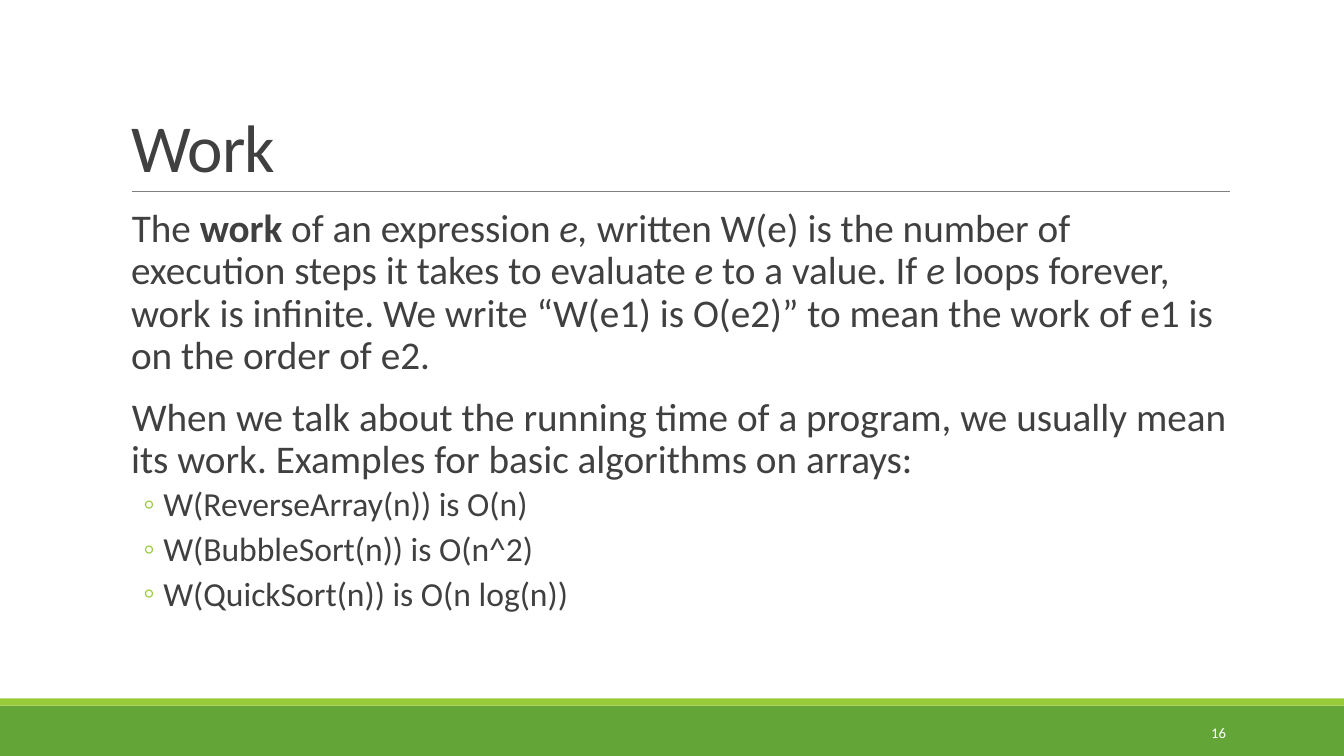
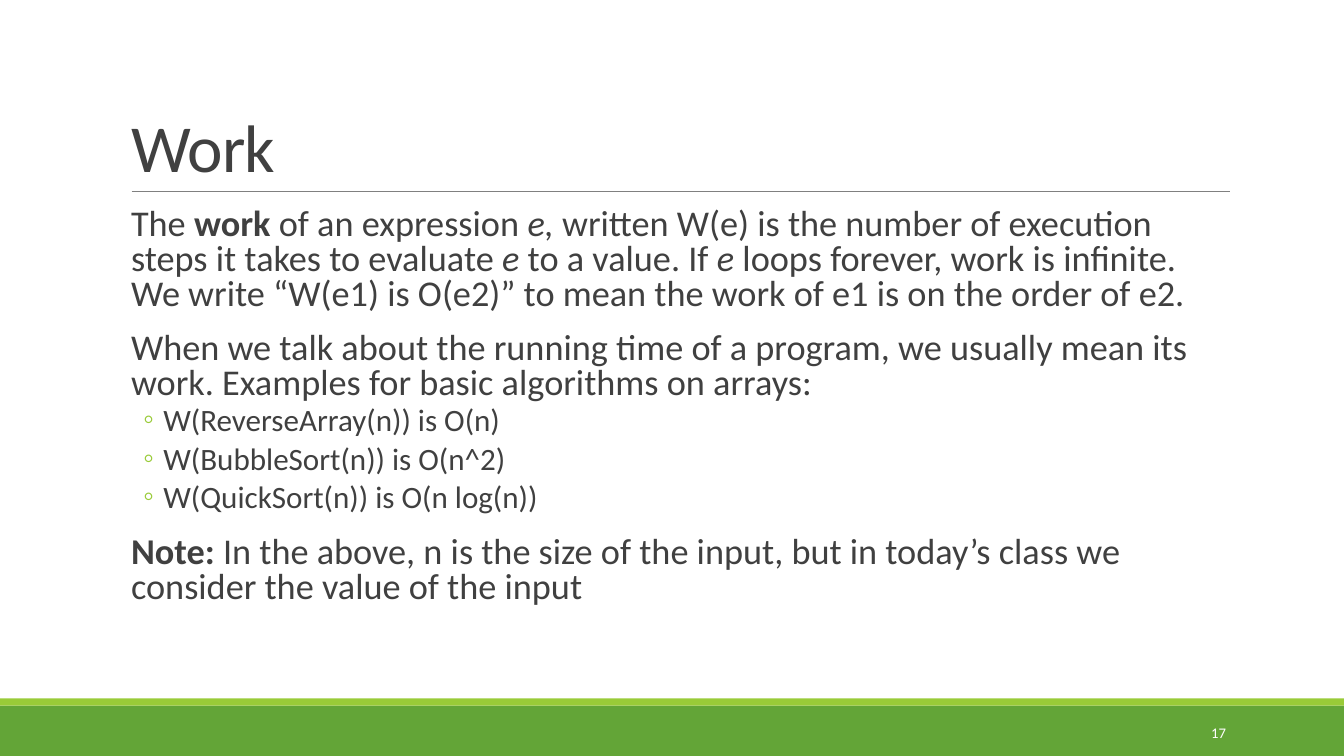
Before and after one commit to rbohrer/pl-course, a slide deck: slide 17 of LectureSlides/99ParallelFunctional.pptx (slide 16 before the commit). Drawn at 1344x756 pixels with LibreOffice and Linux fonts; fonts in the diff are those of the drawing. Boxes give left, top, right and bottom in pixels: in the first picture for what was removed or moved away, otherwise in the second. Text is boxed around its words. In the diff, an @@ line names an element or a change of style, - is before the commit and + after.

```diff
--- a/LectureSlides/99ParallelFunctional.pptx
+++ b/LectureSlides/99ParallelFunctional.pptx
@@ text at (131,209,1187,514): size 28 to 25.9 pt in "The work of an expression e, written ...", "When we talk about the running time ..."; size 24 to 22.2 pt in "W(ReverseArray(n)) is O(n)", "W(BubbleSort(n)) is O(n^2)", "W(QuickSort(n)) is O(n log(n))"; line spacing 0.9 to 0.8 @@
@@ text at (131,538,1120,605): paragraph added @@
+  Note: In the above, n is the size of the input, but in today’s class we consider the value of the input
@@ page number at (1211,728,1226,738): text changed @@
-16
+17
```
Also in this commit, not shown: 3 other slides changed, 1 slide added.
